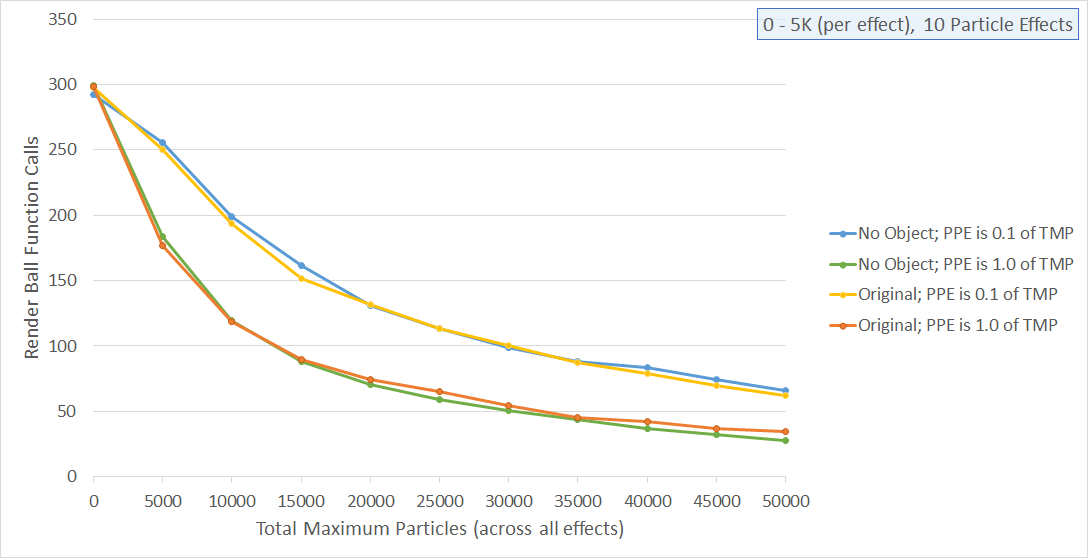
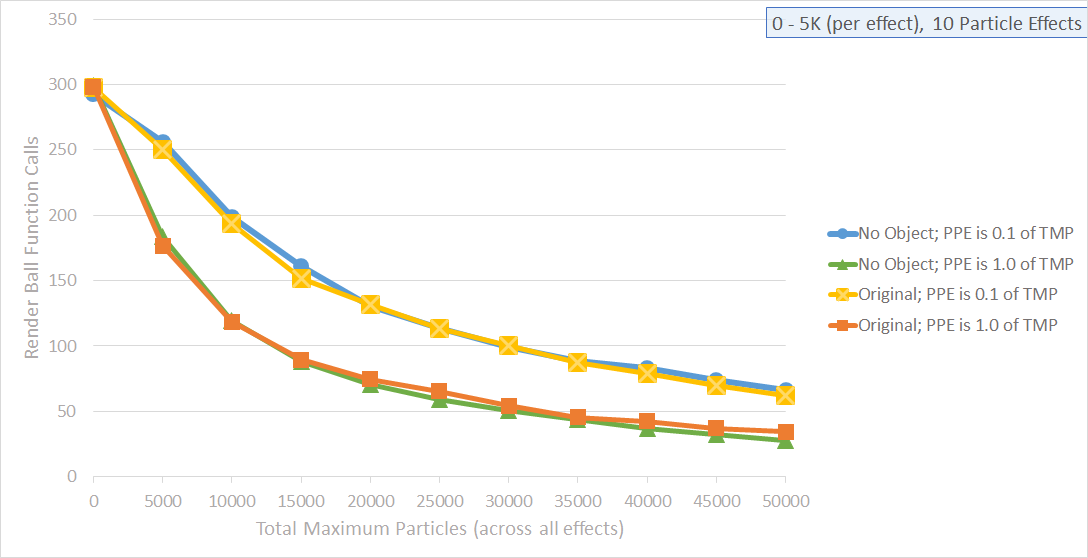
Layers edited between the first and the second (1088, 558) image:
added layer "Layer 2" above "Layer 1" over [23, 7, 1087, 539]
